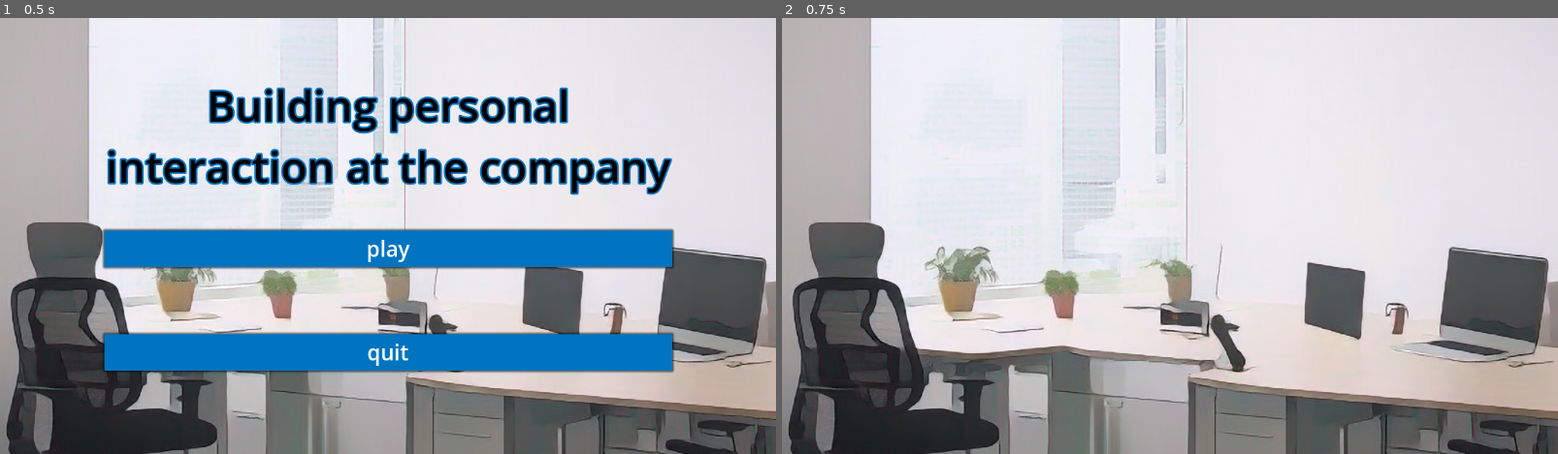
Above: before the commit, frames 1-2 (left to right).
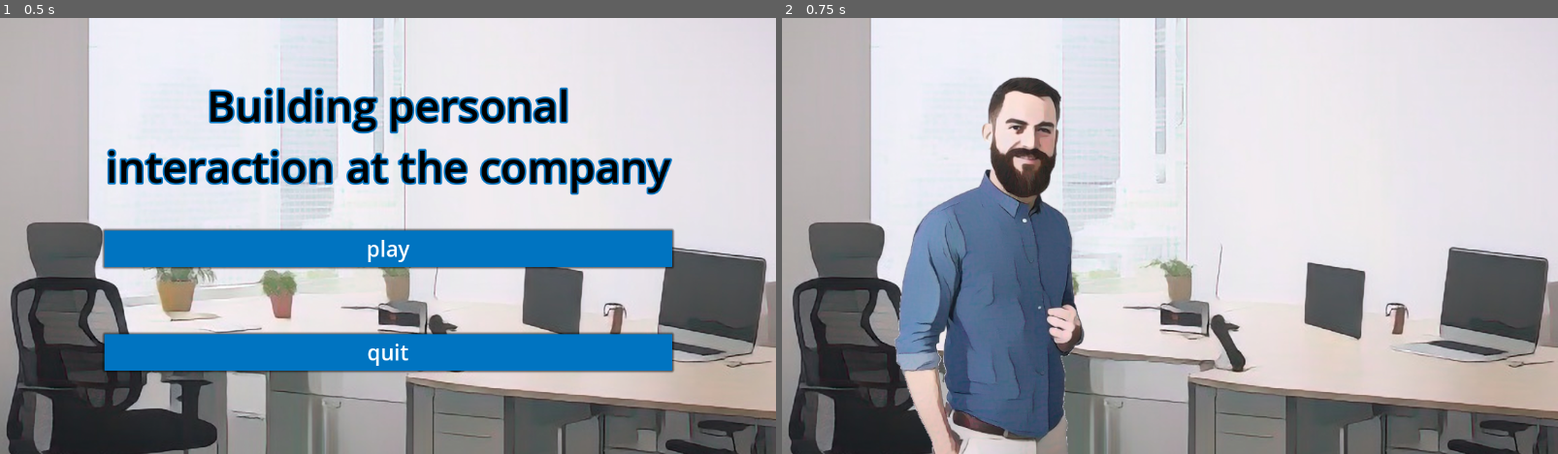
Above: after the commit, the same moments.

Repository: archibald-carrion/Conversational-english-serious-game
Game: Godot game, scene res://scenes/main_menu.tscn
The game is run twice, just before and just after one commit, with the same random seed, the same clock (stepped at 60 frames per second) and the same inputs.
Inputs:
- Up to frame 1 (0.5 s): no input
- Up to frame 2 (0.75 s): click "play" at 0.5 s

Frame 1 is identical in both runs. In frame 2, 14% of the frame differs, in the area x 14-39%, y 13-100%.

Commit message:
add sprite of "John" in the first level

Diff:
--- /dev/null
+++ b/Conversational-english-serious-game/scenes/first_level.gd
@@ -0,0 +1,10 @@
+extends Node2D
+
+# Called when the node enters the scene tree for the first time.
+func _ready():
+	pass # Replace with function body.
+
+
+# Called every frame. 'delta' is the elapsed time since the previous frame.
+func _process(delta):
+	pass
--- a/Conversational-english-serious-game/scenes/first_level.tscn
+++ b/Conversational-english-serious-game/scenes/first_level.tscn
@@ -1,8 +1,11 @@
-[gd_scene load_steps=2 format=3 uid="uid://dwi7nig2icwo2"]
+[gd_scene load_steps=4 format=3 uid="uid://dwi7nig2icwo2"]
 
 [ext_resource type="Texture2D" uid="uid://do88killt2mb7" path="res://assets/sprites/background.png" id="1_2ie7x"]
+[ext_resource type="Script" path="res://scenes/first_level.gd" id="1_v3018"]
+[ext_resource type="Texture2D" uid="uid://ctc42tjv3nhid" path="res://assets/sprites/john.png" id="3_cl3pf"]
 
 [node name="FirstLevel" type="Node2D"]
+script = ExtResource("1_v3018")
 
 [node name="CanvasLayer" type="CanvasLayer" parent="."]
 
@@ -23,3 +26,20 @@
 layout_mode = 2
 texture = ExtResource("1_2ie7x")
 flip_h = true
+
+[node name="CanvasLayer2" type="CanvasLayer" parent="."]
+
+[node name="HBoxContainer2" type="HBoxContainer" parent="CanvasLayer2"]
+anchors_preset = -1
+anchor_left = 0.135
+anchor_top = 0.123
+anchor_right = 0.227
+anchor_bottom = 1.111
+offset_right = 0.47998
+offset_bottom = 0.0719604
+
+[node name="TextureRect" type="TextureRect" parent="CanvasLayer2/HBoxContainer2"]
+layout_mode = 2
+size_flags_horizontal = 4
+texture = ExtResource("3_cl3pf")
+flip_h = true
